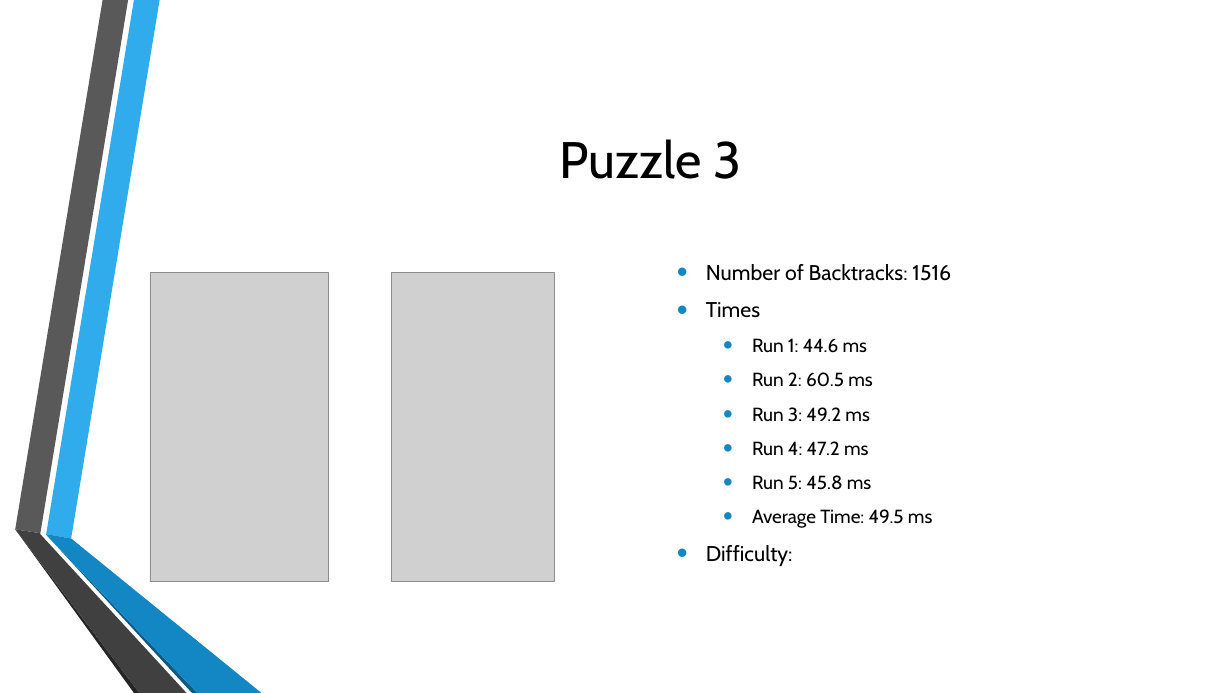
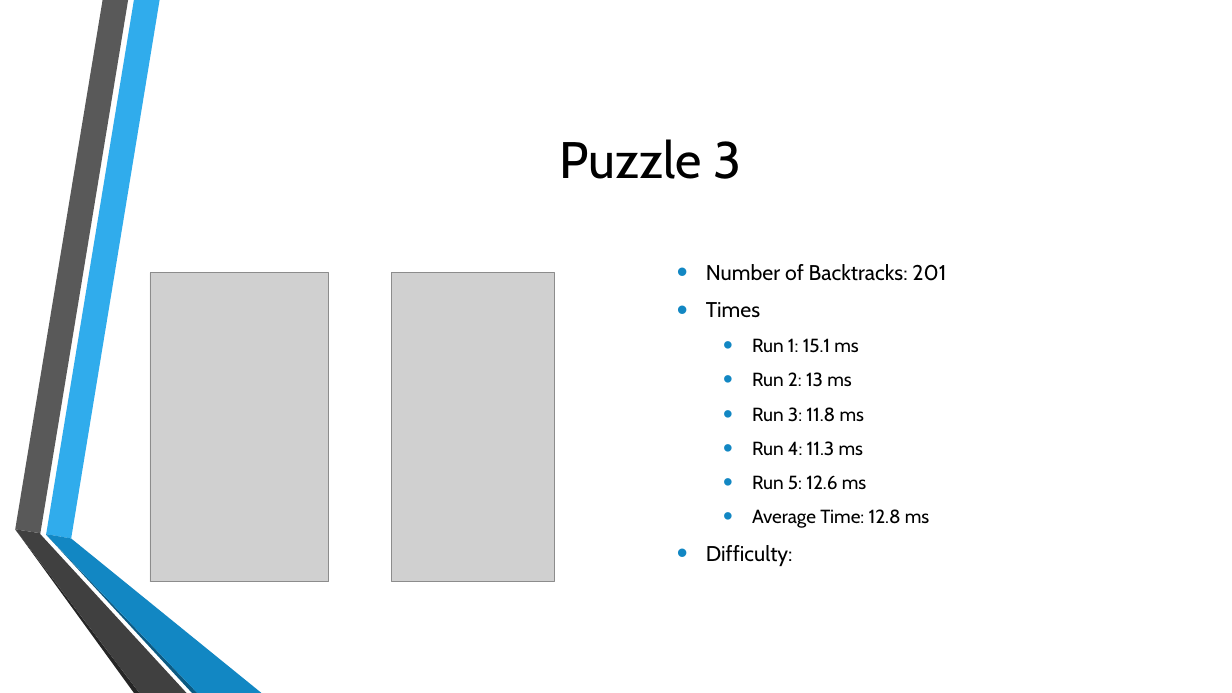
Before and after one commit to BionicScout/LTU-AI-Group_Project, a slide deck: slide 14 of AI TermProject Presentation.pptx. Drawn at 1232x693 pixels with LibreOffice and Linux fonts; fonts in the diff are those of the drawing; grey boxes stand for pictures; background and template pictures are left out. Boxes give left, top, right and bottom in pixels: in the first picture for what was removed or moved away, otherwise in the second. Text is boxed around its words. In the diff, an @@ line names an element or a change of style, - is before the commit and + after.

```diff
--- a/AI TermProject Presentation.pptx
+++ b/AI TermProject Presentation.pptx
@@ text at (706, 264, 946, 281): text changed @@
-• Number of Backtracks: 1516
+• Number of Backtracks: 201
@@ text at (752, 338, 929, 528): text changed @@
-  • Run 1: 44.6 ms
-  • Run 2: 60.5 ms
-  • Run 3: 49.2 ms
-  • Run 4: 47.2 ms
-  • Run 5: 45.8 ms
-  • Average Time: 49.5 ms
+  • Run 1: 15.1 ms
+  • Run 2: 13 ms
+  • Run 3: 11.8 ms
+  • Run 4: 11.3 ms
+  • Run 5: 12.6 ms
+  • Average Time: 12.8 ms
```
Also in this commit, not shown: 3 other slides changed, 1 other file.
